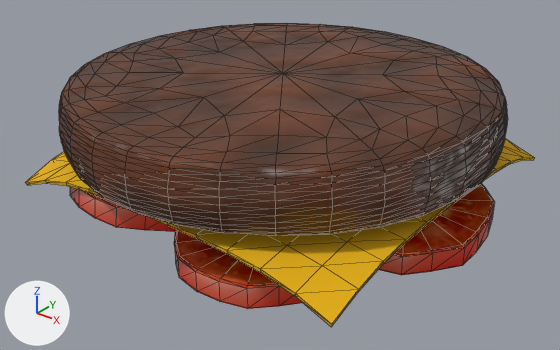
The glTF model public/kenney_food-kit/cheese-tomato-meat.glb: old version first, new version second.
Both versions are drawn from a 50 mm camera at (1.153, -1.468, 0.989) aimed at (0.01, -0.04, 0.104). Every picture has the same lights, and +X, +Y and +Z are marked at lower left. Mesh edges are drawn as thin lines. Where no turn or scale is listed for an object, it has been applied to the vertices.
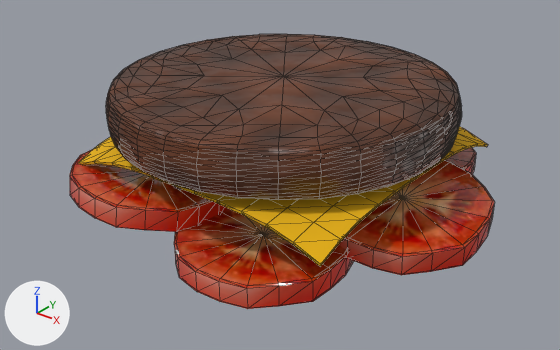
ob_overcooked_assets_obj_cleaner_materialmerger_gles is not drawn itself; it is the parent of ob_cheese, ob_meat.
ob_sketchfab_model_004 is not drawn itself; it is the parent of ob_overcooked_assets_obj_cleaner_materialmerger_gles.

The change, as a diff of the scene's bpy script:
```diff
--- a/public/kenney_food-kit/cheese-tomato-meat.glb.py
+++ b/public/kenney_food-kit/cheese-tomato-meat.glb.py
@@ ob_sketchfab_model_004 @@
 ob_sketchfab_model_004 = bpy.data.objects.new('Sketchfab_model.004', None)
+ob_sketchfab_model_004.parent = ob_overcooked_assets_obj_cleaner_materialmerger_gles
 ob_sketchfab_model_004.location = (0.0, 0.0, 0.0)
-ob_sketchfab_model_004.rotation_euler = (-1.571, 0.0, 0.0)  # degrees (-90, 0, 0)
@@ ob_overcooked_assets_obj_cleaner_materialmerger_gles @@
 ob_overcooked_assets_obj_cleaner_materialmerger_gles = bpy.data.objects.new('overcooked_assets.obj.cleaner.materialmerger.gles', None)
-ob_overcooked_assets_obj_cleaner_materialmerger_gles.parent = ob_sketchfab_model_004
 ob_overcooked_assets_obj_cleaner_materialmerger_gles.location = (0.0, 0.0, 0.0)
+ob_overcooked_assets_obj_cleaner_materialmerger_gles.rotation_euler = (-1.571, 0.0, 0.0)  # degrees (-90, 0, 0)
@@ ob_cheese @@
 ob_cheese.parent = ob_overcooked_assets_obj_cleaner_materialmerger_gles
-ob_cheese.location = (0.000262, 0.271, 0.00212)
+ob_cheese.location = (0.000262, 0.151, 0.00212)
 ob_cheese.rotation_euler = (1.571, 0.0, 0.0)  # degrees (90, 0, 0)
-ob_cheese.scale = (0.12, 0.12, 0.12)
+ob_cheese.scale = (0.0958, 0.0958, 0.0958)
@@ ob_meat @@
 ob_meat.parent = ob_overcooked_assets_obj_cleaner_materialmerger_gles
-ob_meat.location = (0.000262, 0.0721, 0.00212)
-ob_meat.scale = (1.31, 1.31, 1.31)
+ob_meat.location = (0.000262, -0.00845, 0.00212)
+ob_meat.scale = (1.05, 1.05, 1.05)
```

Changed parts and their boxes (x1, y1, x2, y2) in the pictures (560 x 350 px):
'meat', turned, moved, rescaled: before (59, 23, 508, 236); after (106, 34, 462, 200)
'cheese', turned, moved, rescaled: before (26, 139, 534, 327); after (78, 126, 488, 266)
'Object_26.003', unchanged, uncovered by the edit: before (70, 187, 179, 232); after (70, 149, 227, 232)
